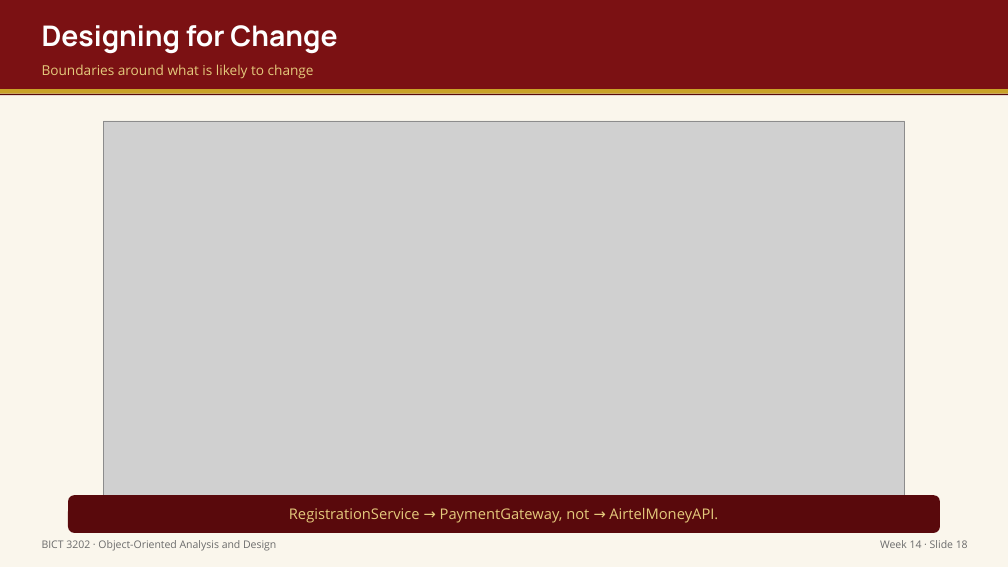
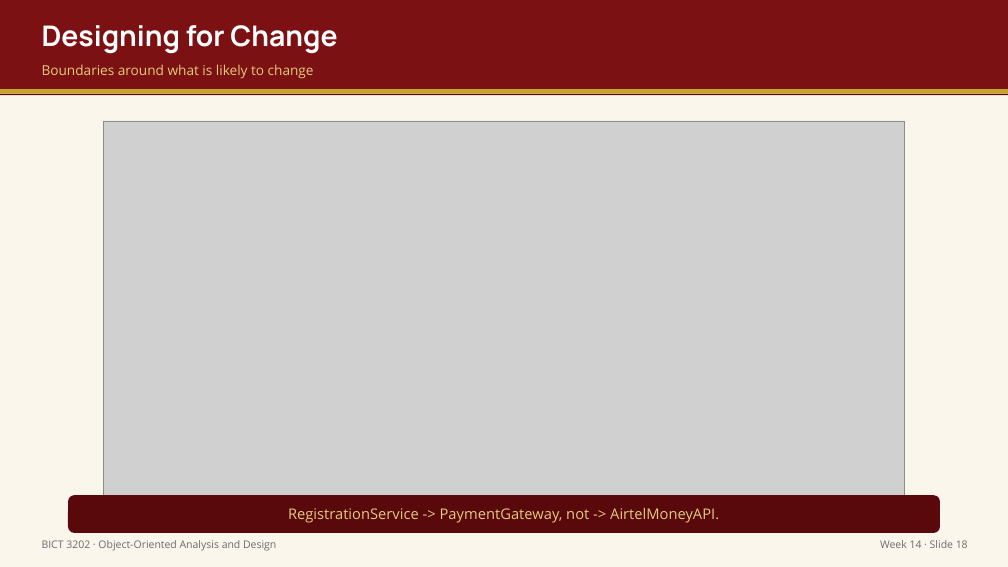
Before and after one commit to mrtc-solutions/OOP-MODULE, a slide deck: slide 19 of output/week14/Week14_Presentation_BICT3202_OOAD.pptx. Drawn at 1008x567 pixels with LibreOffice and Linux fonts; fonts in the diff are those of the drawing; grey boxes stand for pictures. Boxes give left, top, right and bottom in pixels: in the first picture for what was removed or moved away, otherwise in the second. Text is boxed around its words. In the diff, an @@ line names an element or a change of style, - is before the commit and + after.

```diff
--- a/output/week14/Week14_Presentation_BICT3202_OOAD.pptx
+++ b/output/week14/Week14_Presentation_BICT3202_OOAD.pptx
@@ text at [288,508,719,523]: text changed @@
-RegistrationService → PaymentGateway, not → AirtelMoneyAPI.
+RegistrationService -> PaymentGateway, not -> AirtelMoneyAPI.
```
Also in this commit, not shown: 7 other slides changed, 44 other files.
